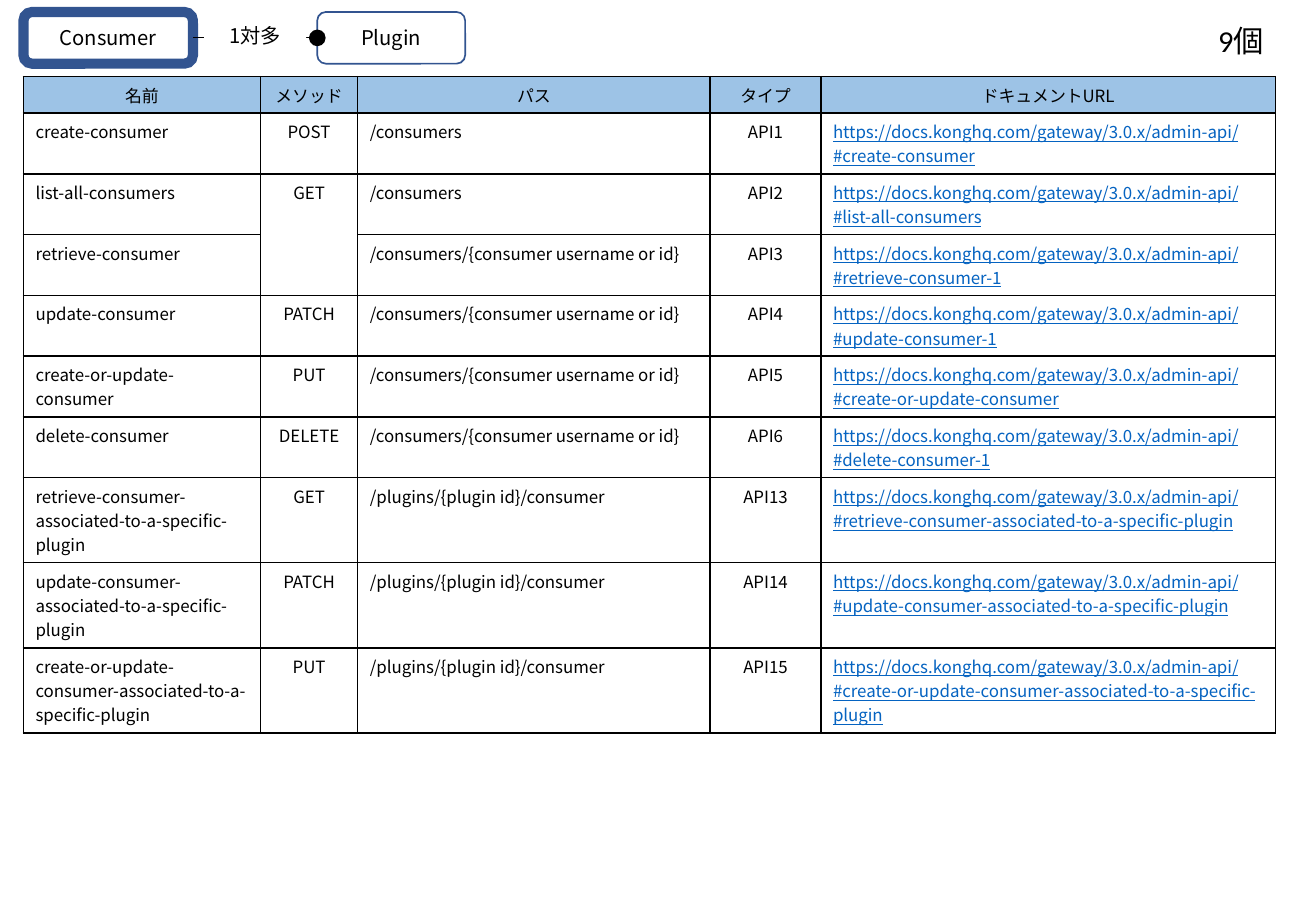
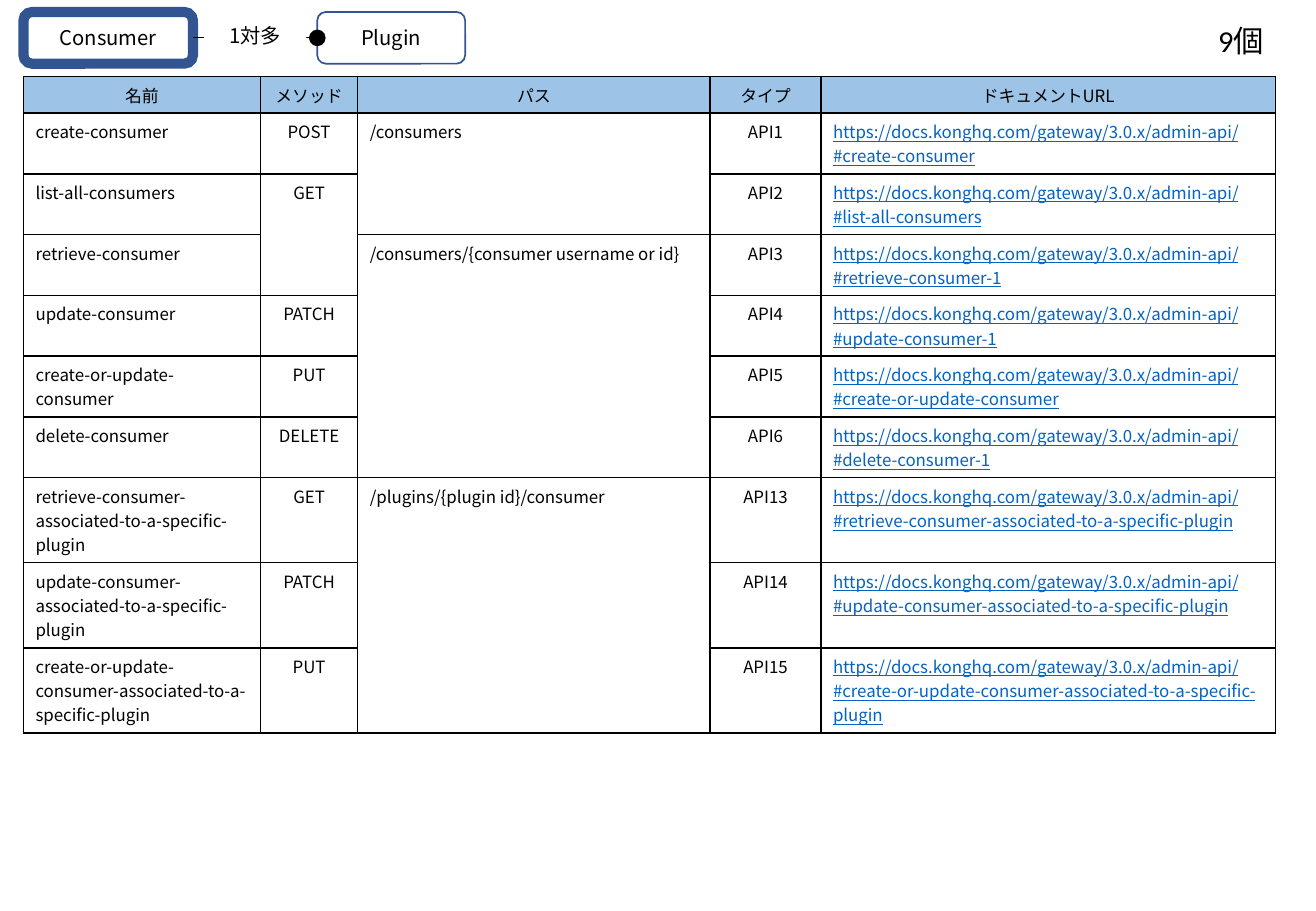
Before and after one commit to david3080/kongadminapi, a slide deck: slide 5 of KongAdminAPI.pptx. Drawn at 1316x911 pixels with LibreOffice and Linux fonts; fonts in the diff are those of the drawing. Boxes give left, top, right and bottom in pixels: in the first picture for what was removed or moved away, otherwise in the second. Text is boxed around its words. In the diff, an @@ line names an element or a change of style, - is before the commit and + after.

```diff
--- a/KongAdminAPI.pptx
+++ b/KongAdminAPI.pptx
@@ table at (23,77,1275,730) @@
-row 3, column 3: /consumers
+row 3, column 3: 
-row 5, column 3: /consumers/{consumer username or id}
+row 5, column 3: 
-row 6, column 3: /consumers/{consumer username or id}
+row 6, column 3: 
-row 7, column 3: /consumers/{consumer username or id}
+row 7, column 3: 
-row 9, column 3: /plugins/{plugin id}/consumer
+row 9, column 3: 
-row 10, column 3: /plugins/{plugin id}/consumer
+row 10, column 3: 
```
Also in this commit, not shown: 5 other slides changed, 1 other file.
